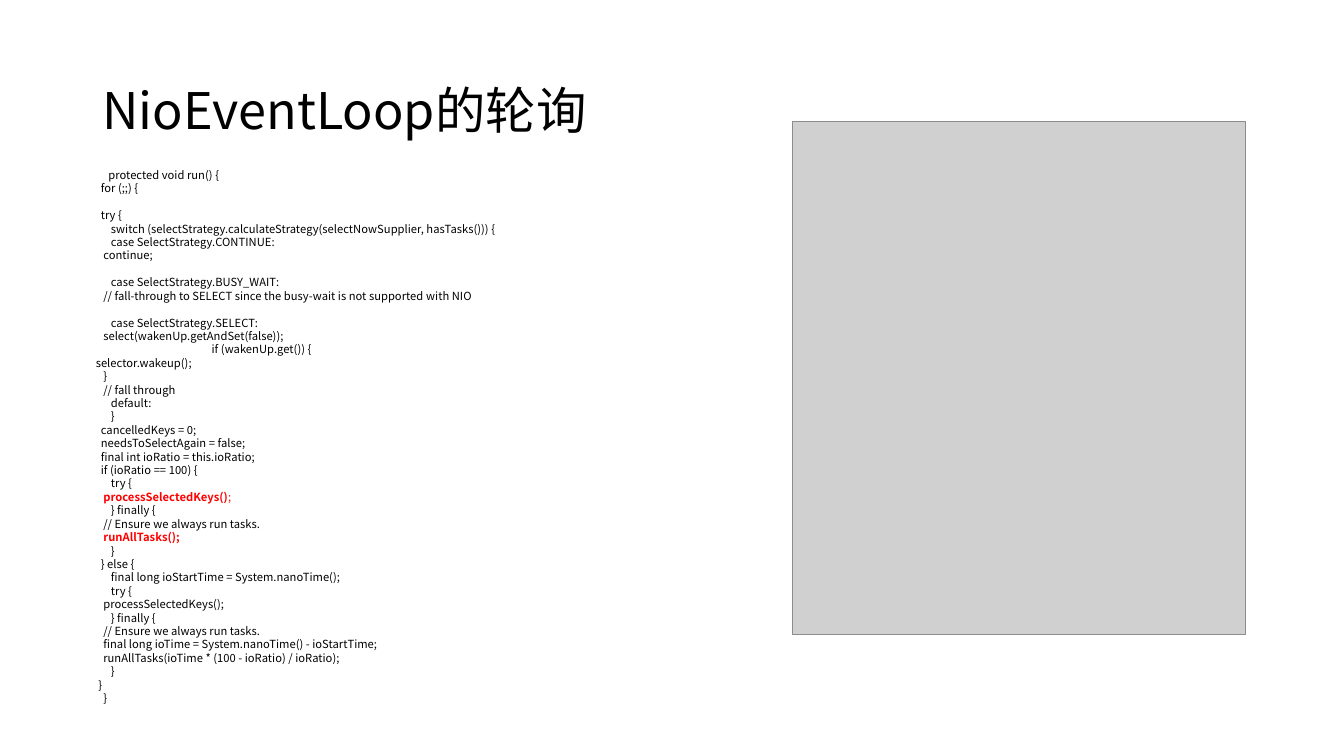
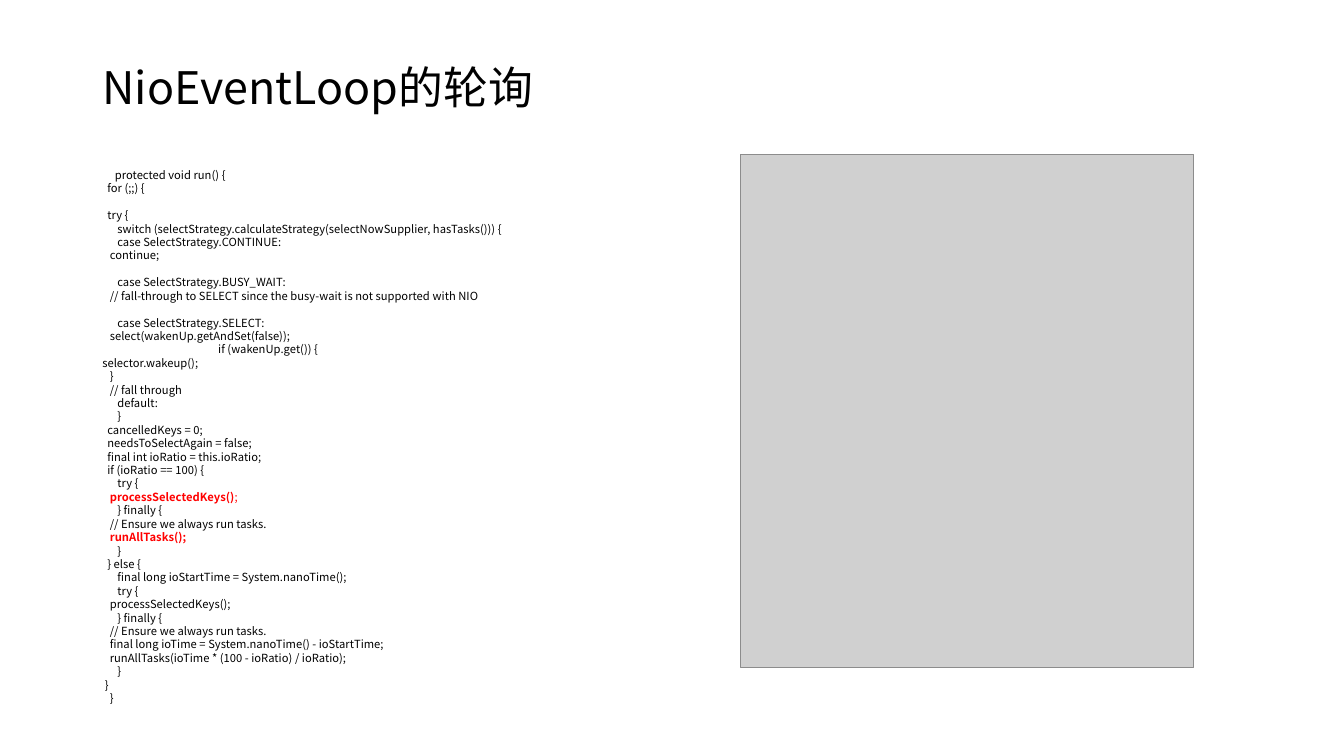
Before and after one commit to taomee517/netty-notes, a slide deck: slide 29 of Netty分享.pptx. Drawn at 1344x756 pixels with LibreOffice and Linux fonts; fonts in the diff are those of the drawing; grey boxes stand for pictures. Boxes give left, top, right and bottom in pixels: in the first picture for what was removed or moved away, otherwise in the second. Text is boxed around its words. In the diff, an @@ line names an element or a change of style, - is before the commit and + after.

```diff
--- a/Netty分享.pptx
+++ b/Netty分享.pptx
@@ title "NioEventLoop的轮询" at [102, 66, 533, 115]: size 36 to 32 pt @@
@@ text "protected void run() {": place and size @@
-text "protected void run() {" at [96, 170, 488, 664]
+text "protected void run() {" at [102, 170, 495, 664]
@@ picture: place and size @@
-picture at [792, 121, 1245, 634]
+picture at [741, 154, 1194, 667]
```
Also in this commit, not shown: 22 other slides changed, 1 slide added, 1 slide removed.
